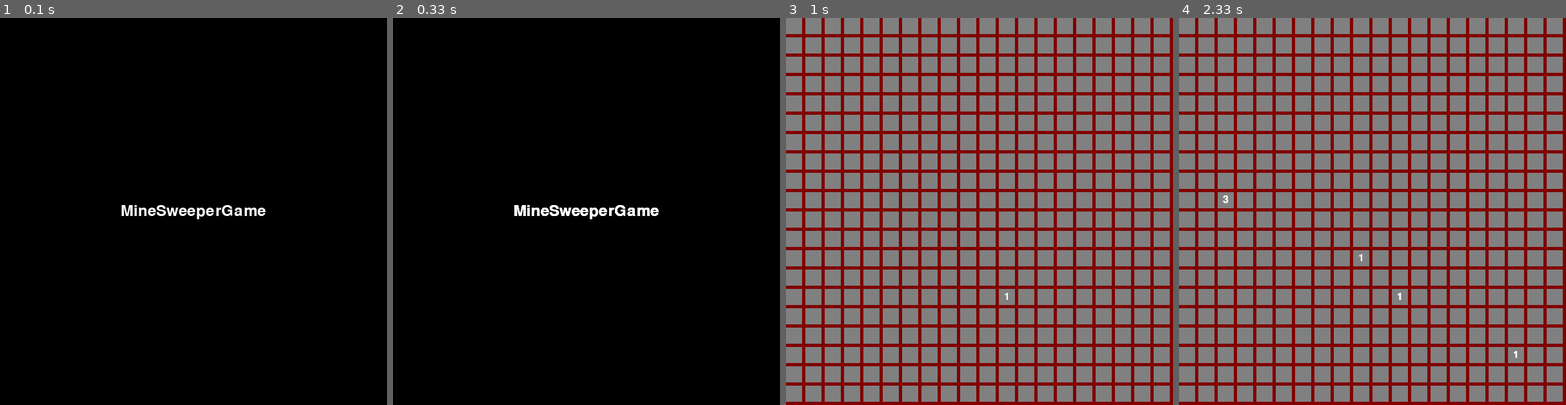
Above: before the commit, frames 1-4 (left to right).
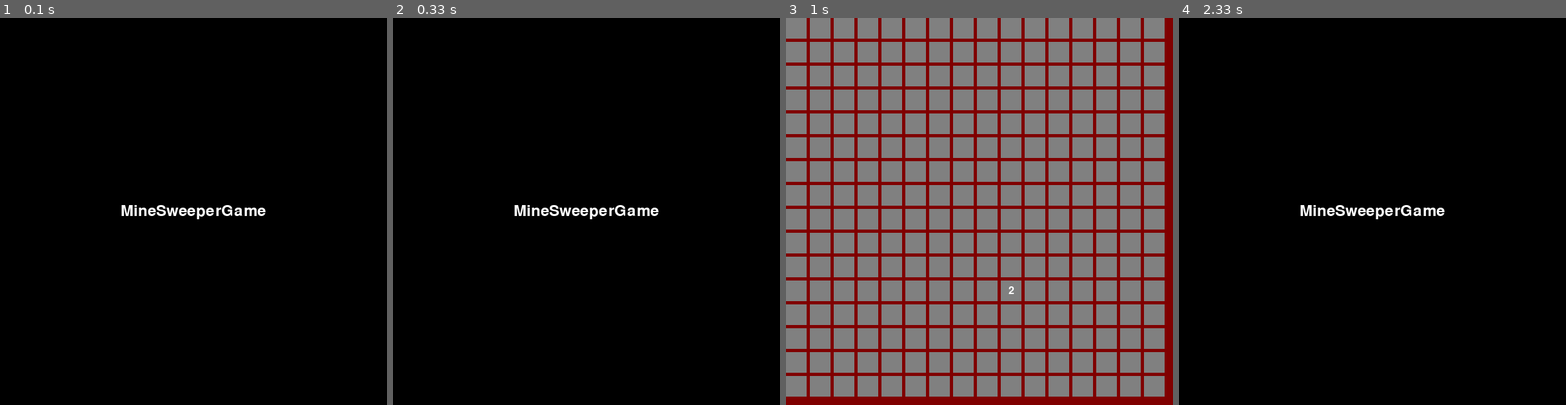
Above: after the commit, the same moments.

Repository: ooishiisao/pygame_game
Game: pygame game, started from mine_sweeper/mine_sweeper.py
The game is run twice, just before and just after one commit, with the same random seed, the same clock (stepped at 60 frames per second) and the same inputs.
Inputs (mouse positions are in pixels of both pictures, inside the frame that each line leads up to):
- Up to frame 1 (0.1 s): no input
- Up to frame 2 (0.33 s): no input
- Up to frame 3 (1 s): click (979, 211) at 0.43 s; click (1018, 296) at 0.8 s
- Up to frame 4 (2.33 s): click (1511, 346) at 1.2 s; click (1233, 199) at 1.6 s; move the mouse to (1372, 257) at 1.87 s; click (1372, 257) at 2 s; move the mouse to (1318, 130) at 2.27 s

Frame 1 is identical in both runs. In frame 2, 0.2% of the frame differs, in the area x 31-69%, y 48-52%; in frame 3, 41%; in frame 4, 100%, in the area x 0-100%, y 0-100%.

Commit message:
GameOver追加

Diff:
--- a/mine_sweeper/mine_sweeper.py
+++ b/mine_sweeper/mine_sweeper.py
@@ -72,20 +72,24 @@
 
     def open(self):
         """セルを暴く"""
-        self._open_state = District.STATE_OPEN
-        if self._mine_type == District.TYPE_NONE:
-            print(f"open x:{self.x} y:{self.y}")
-            if self.get_around_mines() == 0:
-                #周りのセルを開く
-                for district in self._neighbors:
-                    if district is None:
-                        continue
-                    if district.mine_type == District.TYPE_MINE:
-                        continue
-                    if district.open_state == District.STATE_OPEN:
-                        continue
-                    district.open()
-        return self._mine_type
+        if self._mark_state == District.STATE_MARKED:
+            ret = District.TYPE_NONE
+        else:
+            self._open_state = District.STATE_OPEN
+            ret = self._mine_type
+            if self._mine_type == District.TYPE_NONE:
+                print(f"open x:{self.x} y:{self.y}")
+                if self.get_around_mines() == 0:
+                    #周りのセルを開く
+                    for district in self._neighbors:
+                        if district is None:
+                            continue
+                        if district.mine_type == District.TYPE_MINE:
+                            continue
+                        if district.open_state == District.STATE_OPEN:
+                            continue
+                        district.open()
+        return ret
 
     def mark(self):
         """セルをマーキングする"""
@@ -113,6 +117,7 @@
         self._rows    = rows
         self._columns = columns
         self._mine_count = mine_count
+        self._is_over = False
 
         #Districtオブジェクト作成
         for y, x in product(range(self._columns), range(self._rows)):
@@ -156,9 +161,12 @@
     def mine_count(self):
         return self._mine_count
 
+    @property
+    def is_over(self):
+        return self._is_over
+
     def open(self, x, y):
-        ret = self.districts[self._columns * y + x].open()
-        return ret
+        self._is_over = self.districts[self._columns * y + x].open()
 
     def mark(self, x, y):
         self.districts[self._columns * y + x].mark()
@@ -179,17 +187,23 @@
 
     def update(self):
         if self._district.open_state == District.STATE_OPEN:
-            count = self._district.get_around_mines()
-            number_image = self._font.render(f"{count}", True, (255,255,255))
-            number_rect = number_image.get_rect()
-            number_rect.center = self.image.get_rect().center
-            self.image.blit(number_image, number_rect)
+            if self._district.mine_type == District.TYPE_NONE:
+                count = self._district.get_around_mines()
+                image = self._font.render(f"{count}", True, (255,255,255))
+                rect  = image.get_rect()
+                rect.center = self.image.get_rect().center
+                self.image.blit(image, rect)
+            else:
+                image = self._font.render("*", True, (0,0,0))
+                rect  = image.get_rect()
+                rect.center = self.image.get_rect().center
+                self.image.blit(image, rect)
         else:
             if self._district.mark_state == District.STATE_MARKED:
-                number_image = self._font.render("?", True, (255,255,255))
-                number_rect = number_image.get_rect()
-                number_rect.center = self.image.get_rect().center
-                self.image.blit(number_image, number_rect)
+                image = self._font.render("?", True, (0,0,0))
+                rect  = image.get_rect()
+                rect.center = self.image.get_rect().center
+                self.image.blit(image, rect)
             else:
                 self.image.fill((128,128,128))
 
@@ -253,80 +267,83 @@
         """初期化"""
         super().__init__(width, height)
         # 盤面（とセル）
-        self.scene = self.SCENE_TITLE
+        self._scene = self.SCENE_TITLE
 
     def on_frame(self):
         """フレーム処理
         Args:
             scene (int) : 0 タイトル / 1 ゲーム / 2 終了
-        Returns:
-            int : 0 タイトル / 1 ゲーム / 2 終了
         """
-        if self.scene == MineSweeperGame.SCENE_TITLE:
-            scene_next = self.on_frame_title()
-        else:
-            scene_next = self.on_frame_game()
-        return scene_next
+        if self._scene == MineSweeperGame.SCENE_TITLE:
+            self.on_frame_title()
+        elif self._scene == MineSweeperGame.SCENE_END:
+            self.on_frame_title()
+        else:
+            self.on_frame_game()
 
     def on_frame_title(self):
         """フレーム処理（タイトル）
-        Returns:
-            int : 0 タイトル / 1 ゲーム
         """
-        # タイトル
-        scene_next = MineSweeperGame.SCENE_TITLE
-        textsurf = self.font.render("MineSweeperGame", True,  (255,255,255))
-        self.surface.blit(textsurf,
-                          ((self.window_width - textsurf.get_width()) / 2,
-                           (self.window_height - textsurf.get_height()) / 2))
-
         # イベント処理
+        action_flag = False
         for event in pygame.event.get():
             if event.type == KEYDOWN or event.type == MOUSEBUTTONDOWN:
-                scene_next = MineSweeperGame.SCENE_GAME
-                self.surface.fill((0,0,0))
-
+                action_flag = True
+                break
+
+        # タイトル
+        if self._scene == MineSweeperGame.SCENE_TITLE:
+            self.surface.fill((0,0,0))
+            textsurf         = self.font.render("MineSweeperGame", True, (255,255,255))
+            if action_flag == True:
+                self._scene  = MineSweeperGame.SCENE_GAME
                 self._plain      = Plain(config.rows, config.columns, config.mine_count)
                 area = Rect(0, 0, config.screen_width, config.screen_height)
                 self._plaingroup = PlainGroup(self._plain, area)
-                break
-        return scene_next
+        else:
+            textsurf = self.font.render("GAME OVER", True, (0,0,0))
+            if action_flag == True:
+                self._scene  = MineSweeperGame.SCENE_TITLE
+
+        self.surface.blit( textsurf,
+                           ((self.window_width - textsurf.get_width()) / 2,
+                            (self.window_height - textsurf.get_height()) / 2))
 
     def on_frame_game(self):
         """フレーム処理（ゲーム）
         Returns:
             int : 1 ゲーム / 2 終了
         """
-        # 次のシーン
-        scene_next = MineSweeperGame.SCENE_GAME
+
         # イベント処理
         mouse_x = 0
         mouse_y = 0
-        update_flag = False
+        action_flag = False
         for event in pygame.event.get():
             if event.type == MOUSEBUTTONDOWN:
                 mouse_x, mouse_y = event.pos
                 mouse_button     = event.button
-                update_flag      = True
-
-        if update_flag == True and self.scene == MineSweeperGame.SCENE_GAME:
+                action_flag      = True
+                break
+
+        if action_flag == True:
             # オブジェクト更新
             self._plaingroup.update(mouse_button, mouse_x, mouse_y)
 
-            # 前回描画分をサーフェイスからクリア
-
         # 今回描画分をサーフェイスに描画
         self._plaingroup.draw(self.surface)
 
-        return scene_next
+        if self._plain.is_over == True:
+            self._scene = MineSweeperGame.SCENE_END
+
 
 
 config = Config
 config.screen_width  = 600
 config.screen_height = 600
-config.rows          = 20
-config.columns       = 20
-config.mine_count    = 40
+config.rows          = 16
+config.columns       = 16
+config.mine_count    = 20
 
 def main():
     """メイン"""
Not shown, changed: mine_sweeper/mine_sweeper.md
